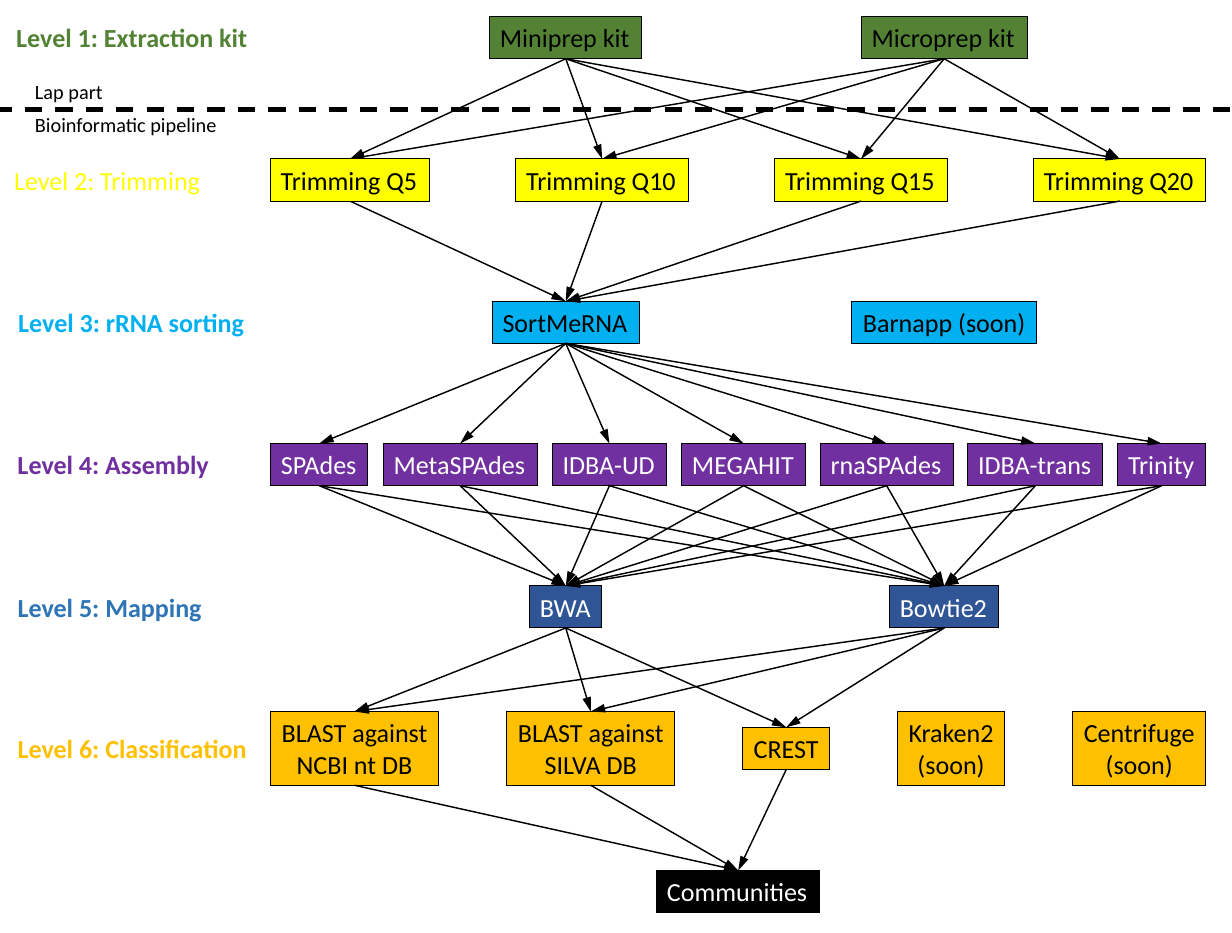
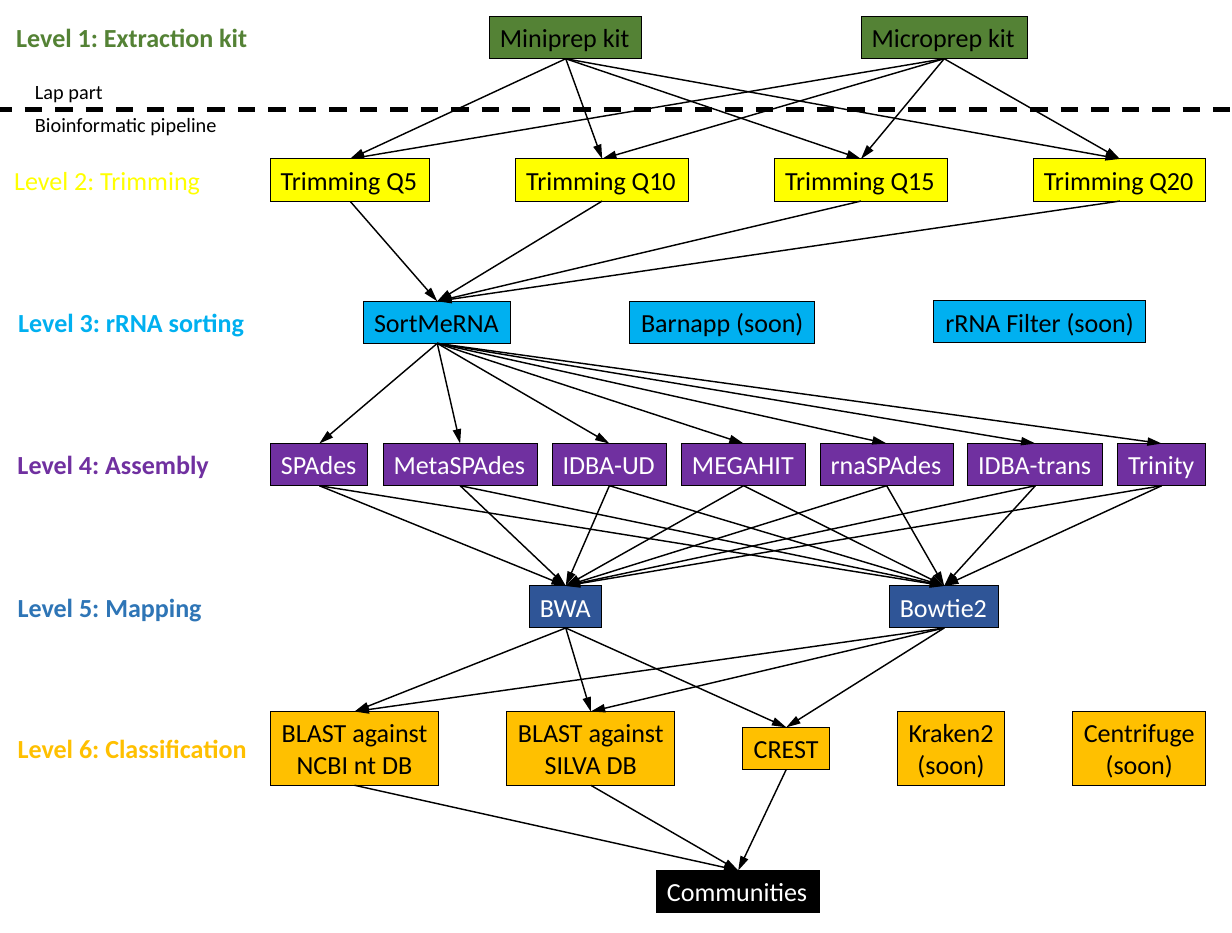
Before and after one commit to hempelc/metagenomics-vs-totalRNASeq, a slide deck: slide 1 of word_documents_and_figures/figures_for_workflows/Pilot project levels_v3.pptx. Drawn at 1232x933 pixels with LibreOffice and Linux fonts; fonts in the diff are those of the drawing. Boxes give left, top, right and bottom in pixels: in the first picture for what was removed or moved away, otherwise in the second. Text is boxed around its words. In the diff, an @@ line names an element or a change of style, - is before the commit and + after.

```diff
--- a/word_documents_and_figures/figures_for_workflows/Pilot project levels_v3.pptx
+++ b/word_documents_and_figures/figures_for_workflows/Pilot project levels_v3.pptx
@@ arrow moved from (349, 201) - (565, 301) to (349, 201) - (437, 301) @@
@@ arrow moved from (1120, 201) - (565, 301) to (1120, 201) - (437, 301) @@
@@ arrow moved from (861, 201) - (565, 301) to (861, 201) - (437, 301) @@
@@ arrow moved from (602, 201) - (565, 301) to (602, 201) - (437, 301) @@
@@ rectangle "SortMeRNA": place and size @@
-rectangle "SortMeRNA" at box(492, 301, 639, 343)
+rectangle "SortMeRNA" at box(364, 301, 511, 343)
@@ rectangle "Barnapp (soon)": place and size @@
-rectangle "Barnapp (soon)" at box(851, 301, 1037, 343)
+rectangle "Barnapp (soon)" at box(630, 301, 816, 343)
@@ rectangle added at box(934, 300, 1145, 342), fill #00B0F0, outline #000000 0.75 pt, 18 pt, text #000000 @@
+rRNA Filter (soon)
@@ arrow moved from (565, 343) - (319, 443) to (437, 343) - (319, 443) @@
@@ arrow moved from (565, 343) - (1162, 443) to (437, 343) - (1162, 443) @@
@@ arrow moved from (565, 343) - (1036, 443) to (437, 343) - (1036, 443) @@
@@ arrow moved from (565, 343) - (887, 443) to (437, 343) - (887, 443) @@
@@ arrow moved from (565, 343) - (744, 443) to (437, 343) - (744, 443) @@
@@ arrow moved from (565, 343) - (460, 443) to (437, 343) - (460, 443) @@
@@ arrow moved from (565, 343) - (609, 443) to (437, 343) - (609, 443) @@
```
Also in this commit, not shown: 4 other files.
